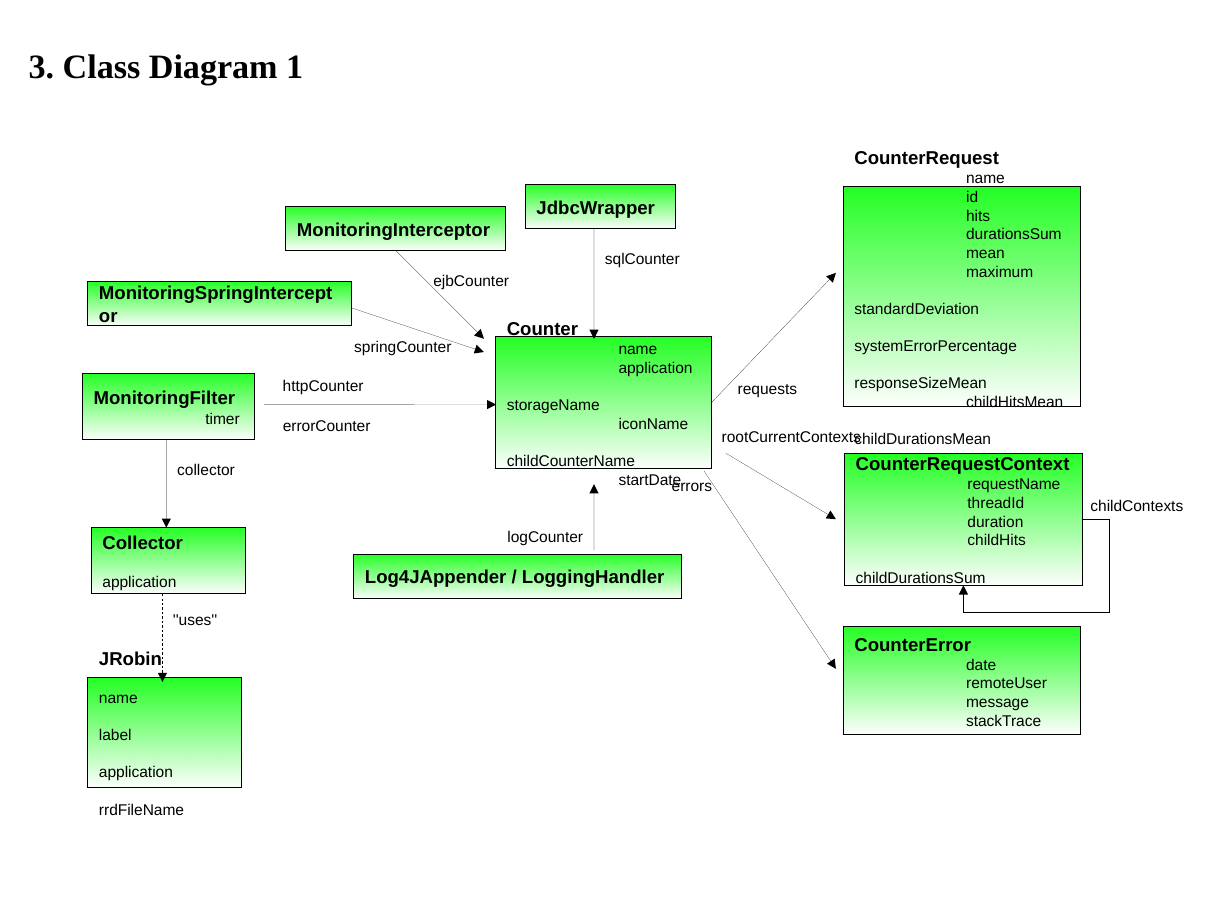
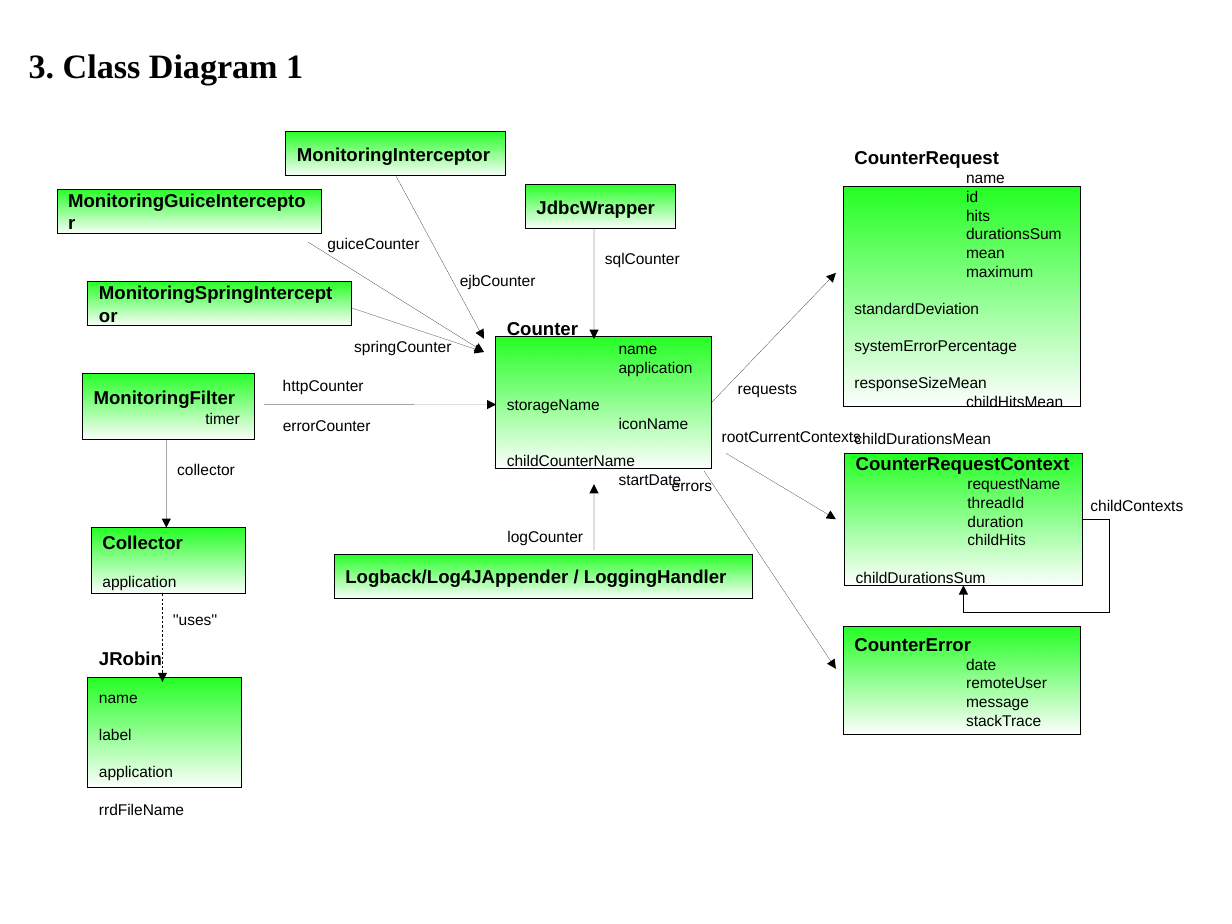
Before and after one commit to shaode/javamelody, a slide deck: slide 3 of javamelody-core/src/site/resources/Map.odp. Drawn at 1232x924 pixels with LibreOffice and Linux fonts; fonts in the diff are those of the drawing. Boxes give left, top, right and bottom in pixels: in the first picture for what was removed or moved away, otherwise in the second. Text is boxed around its words. In the diff, an @@ line names an element or a change of style, - is before the commit and + after.

Commit message:
ajout doc pour guice

```diff
--- a/javamelody-core/src/site/resources/Map.odp
+++ b/javamelody-core/src/site/resources/Map.odp
@@ rectangle "MonitoringInterceptor": place and size @@
-rectangle "MonitoringInterceptor" at [286,207,506,250]
+rectangle "MonitoringInterceptor" at [286,132,506,176]
@@ arrow moved from (396, 250) - (484, 339) to (396, 176) - (484, 339) @@
@@ rectangle added at [57,189,321,233], fill gradient #23FF23, outline #000000 0 pt, 12 pt, text #000000, bold @@
+MonitoringGuiceInterceptor
@@ text added at [327,237,419,252], 10 pt, text #000000 @@
+guiceCounter
@@ arrow added from (309, 243) to (484, 352), #000000 0 pt @@
@@ text "ejbCounter": place and size @@
-text "ejbCounter" at [433,274,509,290]
+text "ejbCounter" at [460,274,536,290]
@@ rectangle "Logback/Log4JAppender / LoggingHandler": place and size @@
-rectangle "Logback/Log4JAppender / LoggingHandler" at [354,555,683,598]
+rectangle "Logback/Log4JAppender / LoggingHandler" at [334,555,752,598]
@@ text in rectangle at [345,569,727,588]: text changed @@
-Log4JAppender / LoggingHandler
+Logback/Log4JAppender / LoggingHandler
```
Also in this commit, not shown: 2 other slides changed, 3 other files.
